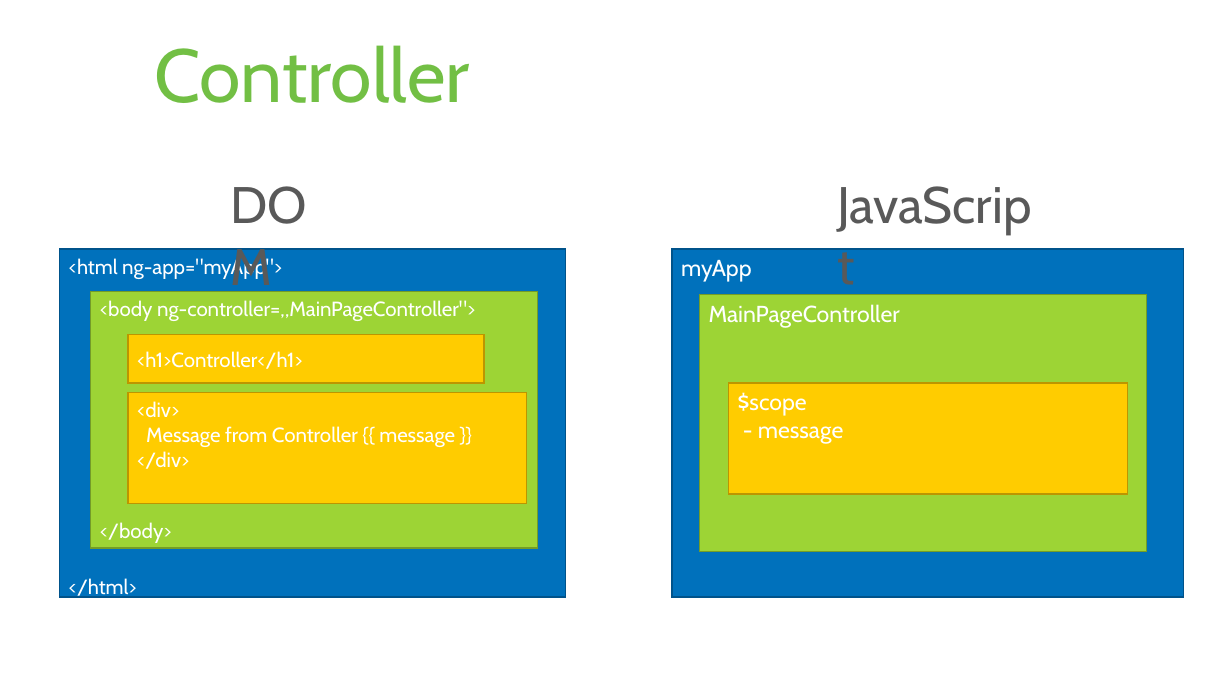
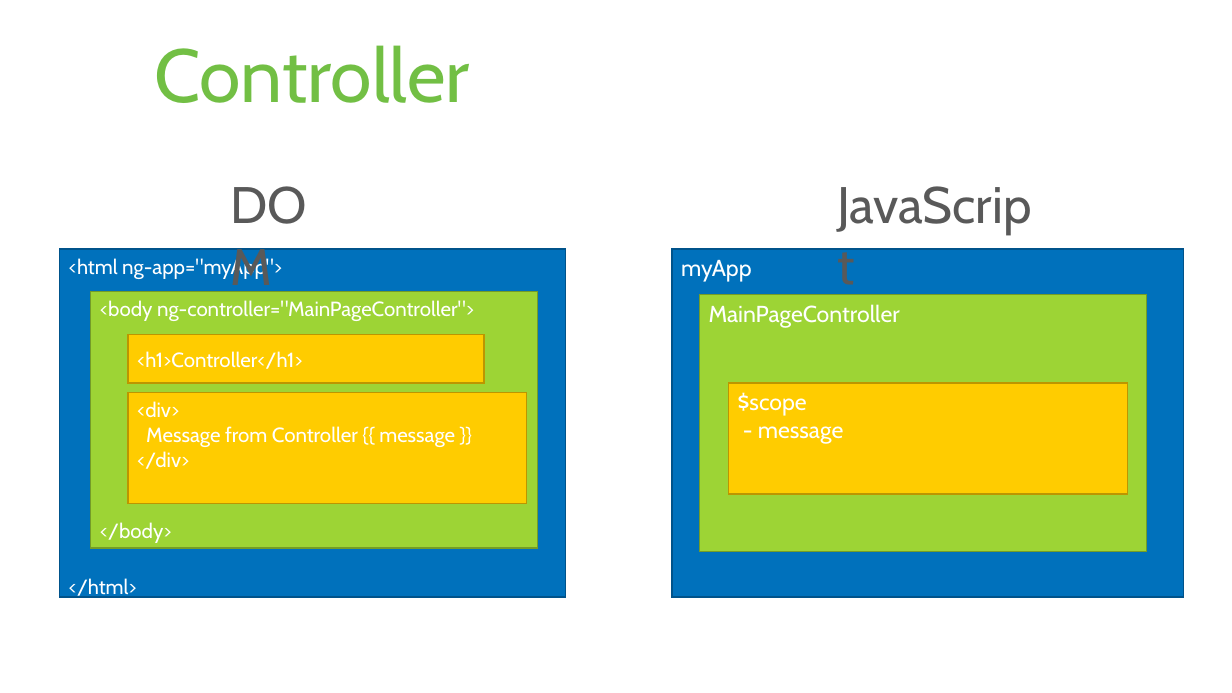
Before and after one commit to paumayr/angularjs-samples, a slide deck: slide 13 of slides/AngularJS.pptx. Drawn at 1232x693 pixels with LibreOffice and Linux fonts; fonts in the diff are those of the drawing. Boxes give left, top, right and bottom in pixels: in the first picture for what was removed or moved away, otherwise in the second. Text is boxed around its words. In the diff, an @@ line names an element or a change of style, - is before the commit and + after.

```diff
--- a/slides/AngularJS.pptx
+++ b/slides/AngularJS.pptx
@@ text in rectangle at [100, 300, 474, 321]: text changed @@
-<body ng-controller=„MainPageController">
+<body ng-controller="MainPageController">
```
Also in this commit, not shown: 2 other files.
